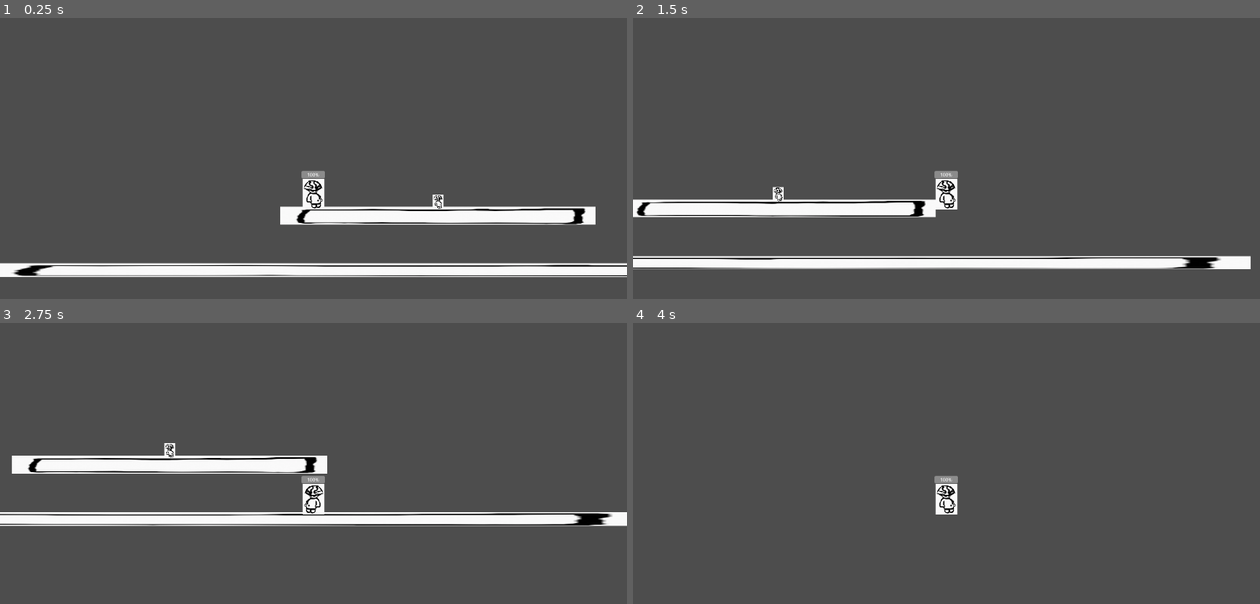
Above: before the commit, frames 1-4 (two rows, left to right).
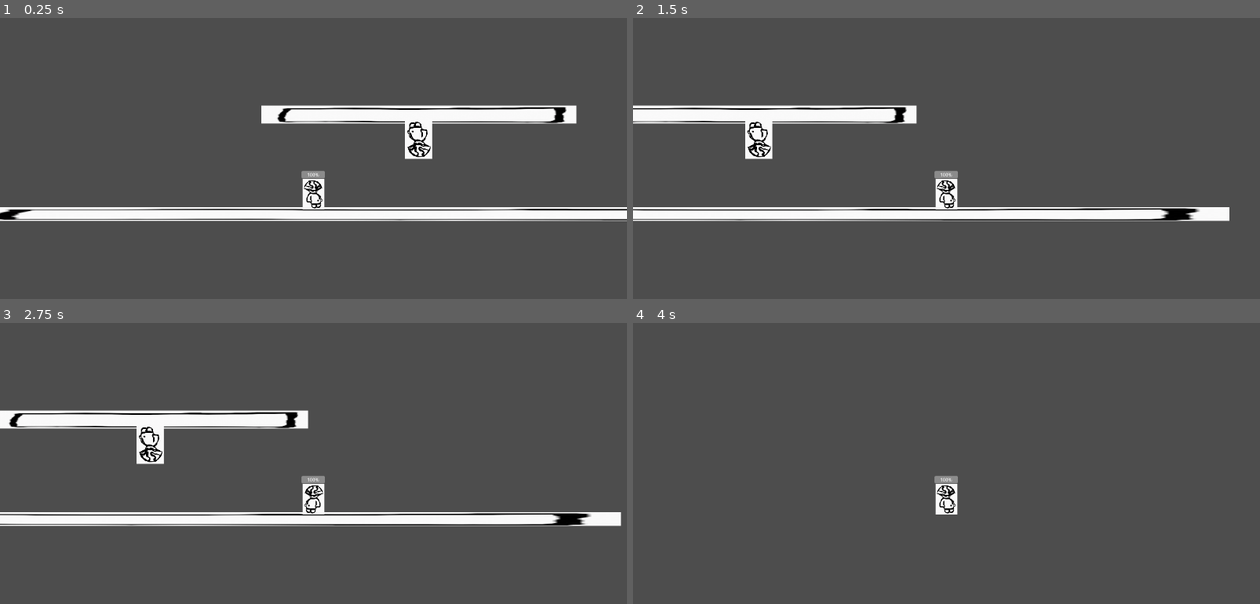
Above: after the commit, the same moments.

Repository: frangcisneros/juego-hongos
Game: Godot game, scene res://test-world/test_world.tscn
The game is run twice, just before and just after one commit, with the same random seed, the same clock (stepped at 60 frames per second) and the same inputs.
Inputs (mouse positions are in pixels of both pictures, inside the frame that each line leads up to):
- Up to frame 1 (0.25 s): no input
- Up to frame 2 (1.5 s): tap Enter at 0.5 s; move the mouse to (1084, 175) at 0.52 s; hold Right (ui_right) from 0.53 s (still down); click (1084, 175) at 0.67 s; tap Space (ui_select) at 0.77 s; move the mouse to (821, 211) at 1.27 s
- Up to frame 3 (2.75 s): tap Space (ui_select) at 1.52 s; move the mouse to (376, 421) at 2.02 s; release Right (ui_right) at 2.03 s; hold Left (ui_left) from 2.03 s (still down)
- Up to frame 4 (4 s): move the mouse to (915, 570) at 2.77 s; release Left (ui_left) at 2.78 s; hold Right (ui_right) from 2.78 s (still down); click (915, 570) at 2.92 s; tap Space (ui_select) at 3.02, 3.77 s; move the mouse to (1134, 553) at 3.52 s

The runs differ from the first frame. In frame 1, 12% of the frame differs, in the area x 0-100%, y 31-93%; in frame 2, 13%, in the area x 0-99%, y 31-90%; in frame 3, 7.4%; in frame 4, nothing differs.

Commit message:
Cambie unas layers

Diff:
--- a/nodos/decabeza_enemigo/decabeza_enemigo.tscn
+++ b/nodos/decabeza_enemigo/decabeza_enemigo.tscn
@@ -12,6 +12,8 @@
 
 [node name="decabeza_enemigo" type="CharacterBody2D"]
 scale = Vector2(0.5, 0.5)
+collision_layer = 2
+collision_mask = 9
 script = ExtResource("1_oqvle")
 
 [node name="Sprite2D" type="Sprite2D" parent="."]
@@ -23,11 +25,15 @@
 shape = SubResource("RectangleShape2D_i0ajd")
 
 [node name="deteccion" type="Area2D" parent="."]
+collision_layer = 2
+collision_mask = 9
 
 [node name="CollisionPolygon2D" type="CollisionPolygon2D" parent="deteccion"]
 polygon = PackedVector2Array(0, 0, -200.01, 300, 200, 300)
 
 [node name="hitbox" type="Area2D" parent="."]
+collision_layer = 0
+collision_mask = 9
 
 [node name="CollisionShape2D" type="CollisionShape2D" parent="hitbox"]
 position = Vector2(0, 57)
--- a/test-world/test_world.tscn
+++ b/test-world/test_world.tscn
@@ -2,19 +2,20 @@
 
 [ext_resource type="PackedScene" uid="uid://dusk6dox3dxnb" path="res://nodos/plataforma/plataforma.tscn" id="1_h2qiq"]
 [ext_resource type="PackedScene" uid="uid://dj07mg1sgtrmu" path="res://nodos/protagonista/protagonista.tscn" id="2_s5o1e"]
-[ext_resource type="PackedScene" uid="uid://d0gordpyc8o5m" path="res://nodos/area_enemy/area_enemy.tscn" id="3_i2qo2"]
+[ext_resource type="PackedScene" uid="uid://2bxnpi0o6m4" path="res://nodos/decabeza_enemigo/decabeza_enemigo.tscn" id="3_ejfci"]
 
 [node name="test-world" type="Node2D"]
 
 [node name="plataforma" parent="." instance=ExtResource("1_h2qiq")]
+position = Vector2(0, 131)
 scale = Vector2(3, 0.3)
 
 [node name="plataforma2" parent="." instance=ExtResource("1_h2qiq")]
-position = Vector2(0, -100)
+position = Vector2(4, -52)
 scale = Vector2(1, 0.4)
 
 [node name="Protagonista" parent="." instance=ExtResource("2_s5o1e")]
-position = Vector2(-229, -168)
+position = Vector2(-190, 56)
 
-[node name="area_enemy" parent="." instance=ExtResource("3_i2qo2")]
-position = Vector2(0, -149)
+[node name="decabeza_enemigo" parent="." instance=ExtResource("3_ejfci")]
+position = Vector2(3, 15)
